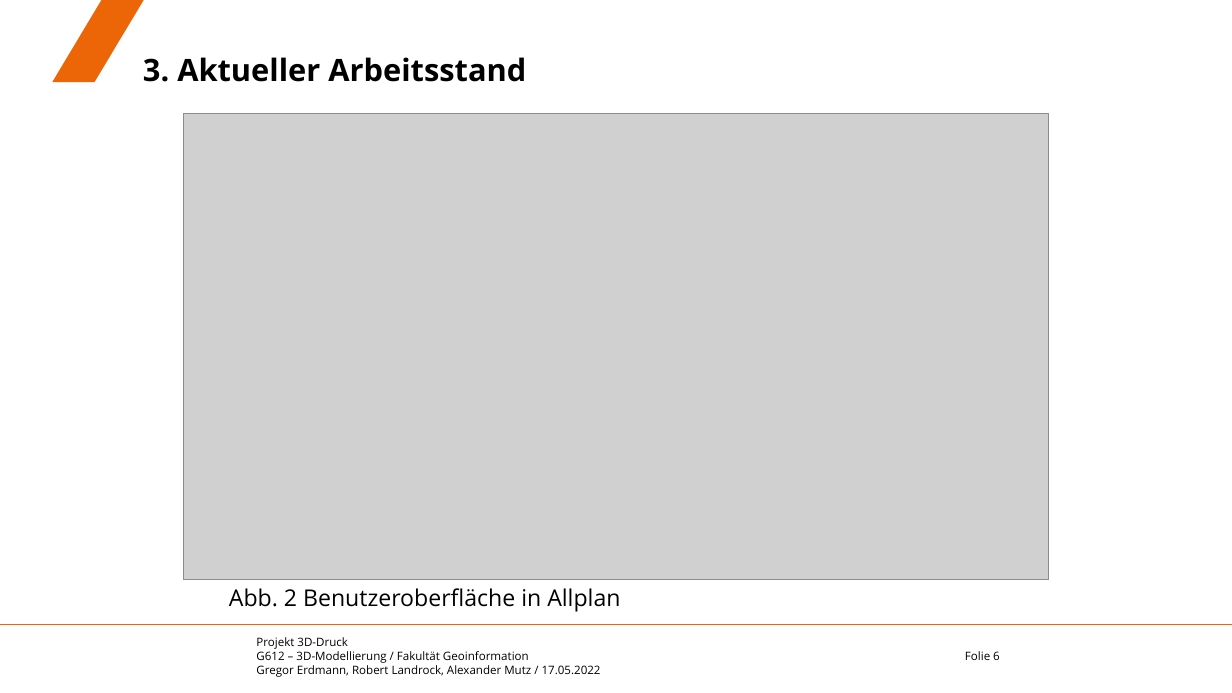
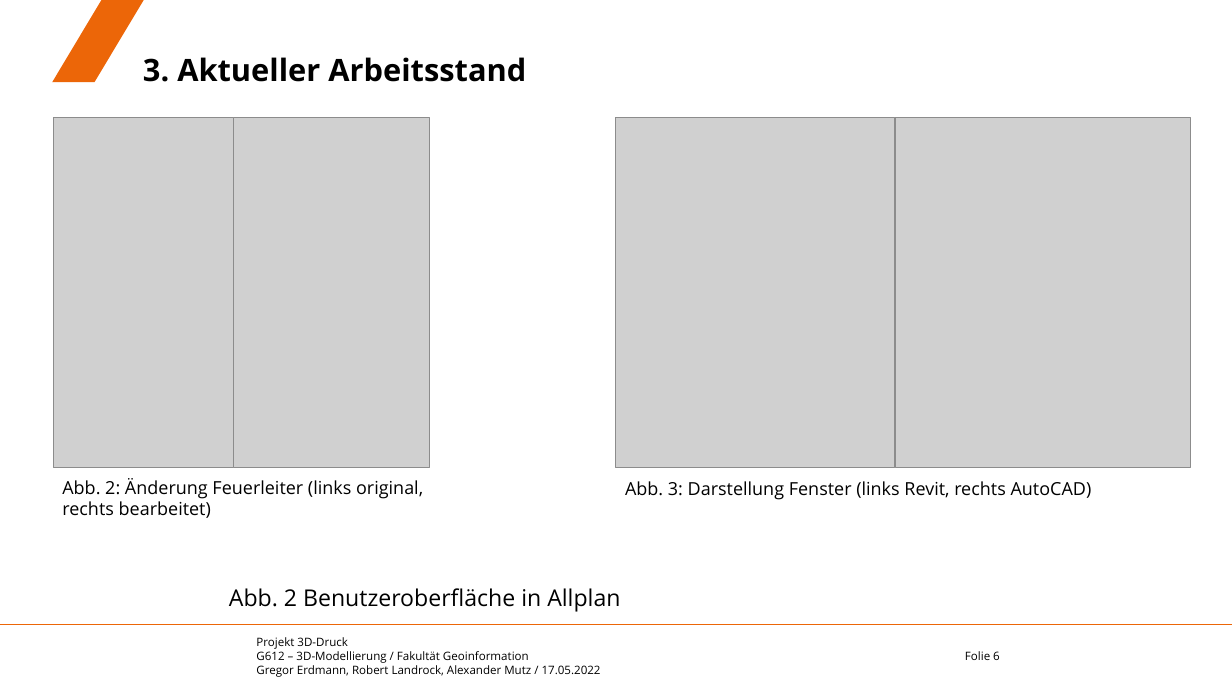
Before and after one commit to eamutz/LGS_print, a slide deck: slide 6 of zwischenvortrag.pptx. Drawn at 1232x693 pixels with LibreOffice and Linux fonts; fonts in the diff are those of the drawing; grey boxes stand for pictures; background and template pictures are left out. Boxes give left, top, right and bottom in pixels: in the first picture for what was removed or moved away, otherwise in the second. Text is boxed around its words. In the diff, an @@ line names an element or a change of style, - is before the commit and + after.

```diff
--- a/zwischenvortrag.pptx
+++ b/zwischenvortrag.pptx
@@ picture added at [54, 117, 234, 468] @@
@@ picture removed at [183, 114, 1049, 579] @@
@@ picture added at [234, 117, 429, 469] @@
@@ picture added at [616, 117, 896, 468] @@
@@ picture added at [896, 117, 1190, 468] @@
@@ text added at [62, 478, 423, 518], 14 pt, text #000000 @@
+Abb. 2: Änderung Feuerleiter (links original,
+rechts bearbeitet)
@@ text added at [625, 481, 1092, 500], 14 pt, text #000000 @@
+Abb. 3: Darstellung Fenster (links Revit, rechts AutoCAD)
```
Also in this commit, not shown: 5 other slides changed.
